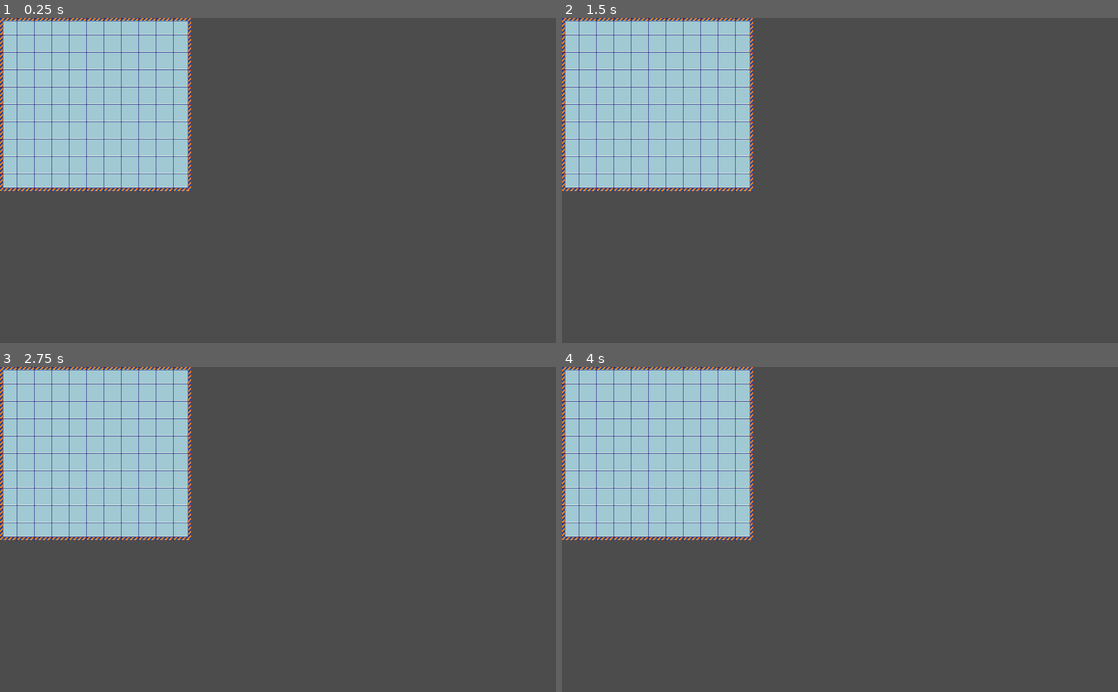
Above: before the commit, frames 1-4 (two rows, left to right).
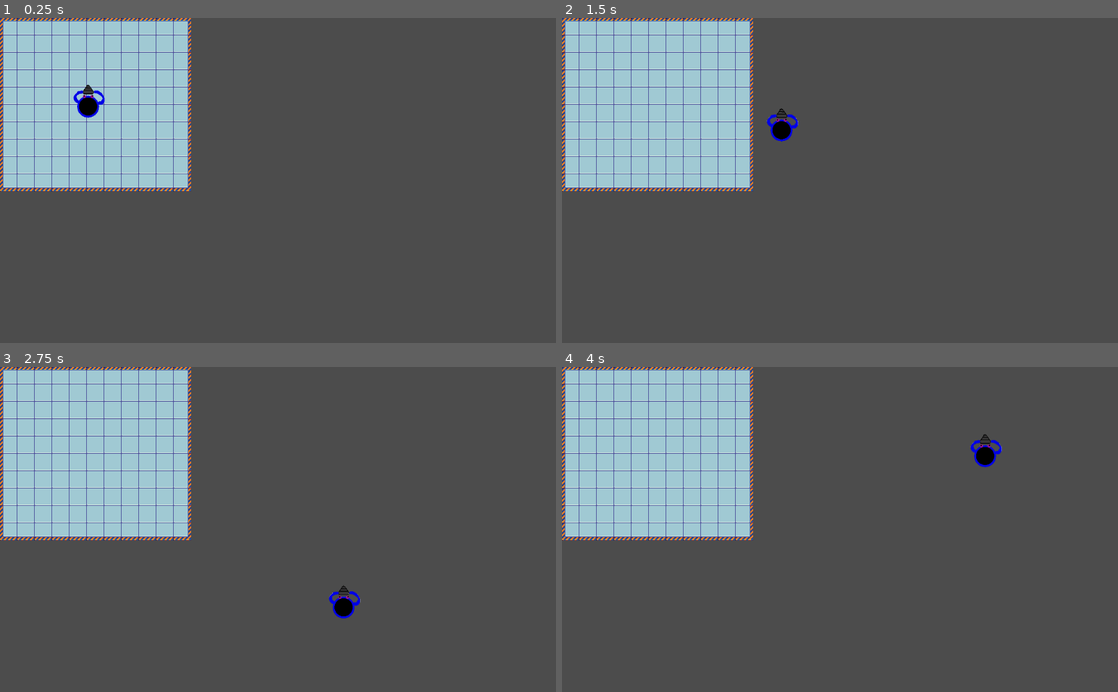
Above: after the commit, the same moments.

Repository: giraffegrenade/top-down-shooter
Game: Godot game, scene res://scenes/Main.tscn
The game is run twice, just before and just after one commit, with the same random seed, the same clock (stepped at 60 frames per second) and the same inputs.
Inputs:
- Up to frame 1 (0.25 s): no input
- Up to frame 2 (1.5 s): tap Enter at 0.5 s; hold Right (ui_right) 0.53-1.28 s; hold Down (ui_down) from 1.28 s (still down)
- Up to frame 3 (2.75 s): release Down (ui_down) at 2.03 s; hold Right (ui_right) from 2.03 s (still down)
- Up to frame 4 (4 s): release Right (ui_right) at 2.78 s; hold Up (ui_up) 2.78-3.53 s; hold Left (ui_left) from 3.53 s (still down)

The runs differ from the first frame. In frame 1, 0.3% of the frame differs, in the area x 13-19%, y 20-31%; in frame 2, 0.3%; in frame 3, 0.3%; in frame 4, 0.3%.

Commit message:
Adding player to main

Diff:
--- a/TopDownShooter/scenes/Main.tscn
+++ b/TopDownShooter/scenes/Main.tscn
@@ -1,6 +1,7 @@
-[gd_scene load_steps=2 format=2]
+[gd_scene load_steps=3 format=2]
 
 [ext_resource path="res://tilesets/SciFiTileset.tres" type="TileSet" id=1]
+[ext_resource path="res://scenes/Player.tscn" type="PackedScene" id=2]
 
 [node name="Node" type="Node" index="0"]
 
@@ -24,3 +25,9 @@
 format = 1
 tile_data = PoolIntArray( 0, 0, 0, 1, 1, 0, 2, 1, 0, 3, 1, 0, 4, 1, 0, 5, 1, 0, 6, 1, 0, 7, 1, 0, 8, 1, 0, 9, 1, 0, 10, …(1382 unchanged characters)…
 _sections_unfolded = [ "Cell" ]
+
+[node name="Player" parent="." index="1" instance=ExtResource( 2 )]
+
+position = Vector2( 164.517, 154.695 )
+acceleration = 50.0
+max_speed = 300
--- a/TopDownShooter/scenes/Player.tscn
+++ b/TopDownShooter/scenes/Player.tscn
@@ -8,7 +8,7 @@
 custom_solver_bias = 0.0
 radius = 30.376
 
-[node name="Player" type="KinematicBody2D" index="0"]
+[node name="Player" type="KinematicBody2D"]
 
 input_pickable = false
 collision_layer = 1
